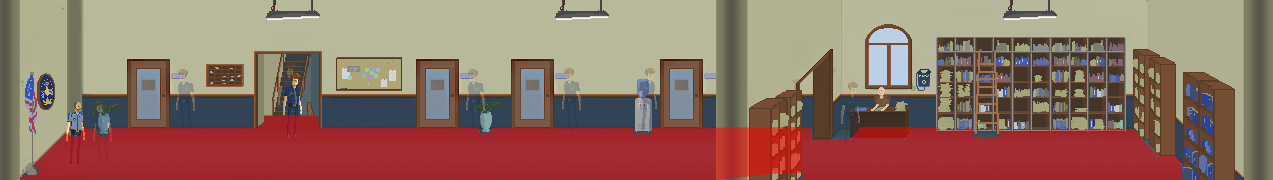
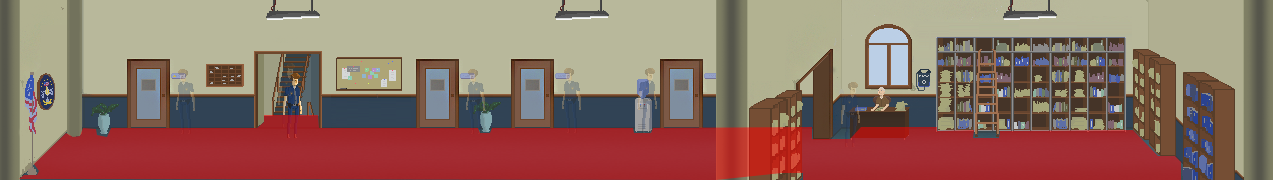
Two versions of the same layered image (1273px x 180px). Layer-by-layer changes:
removed group "lieutenant()" (2 layers) (was 29%) over [93, 100, 112, 165]
removed layer "player" (6th of 7, in "lieutenant()") from group "lieutenant()" over [93, 100, 112, 165]
removed layer "Lieutenant" over [66, 102, 85, 164]
